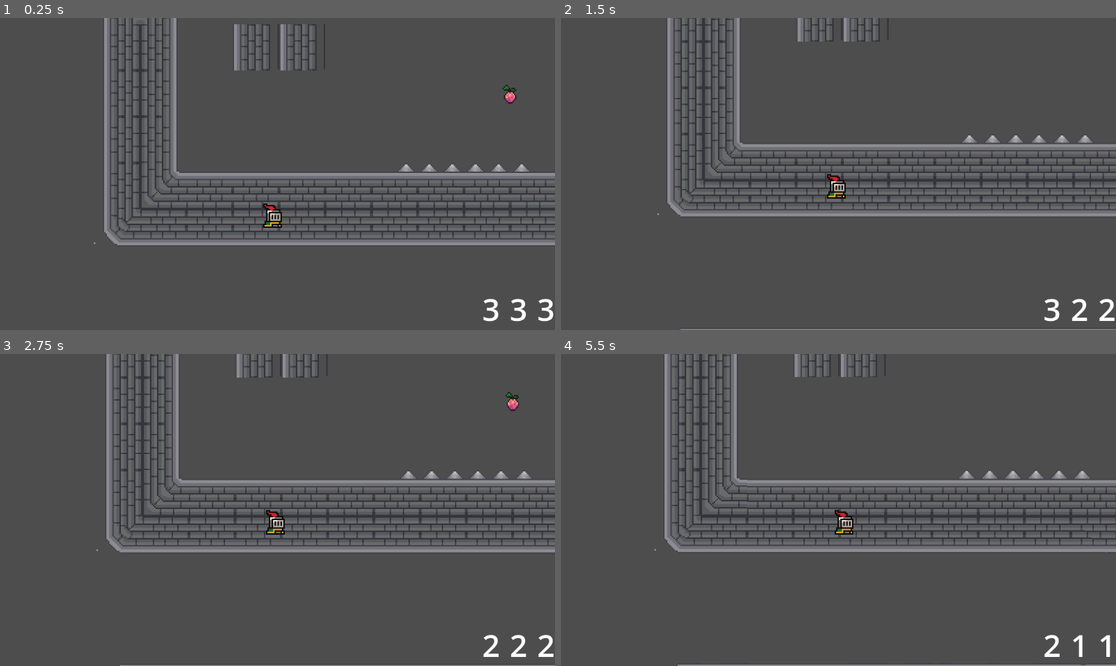
Above: before the commit, frames 1-4 (two rows, left to right).
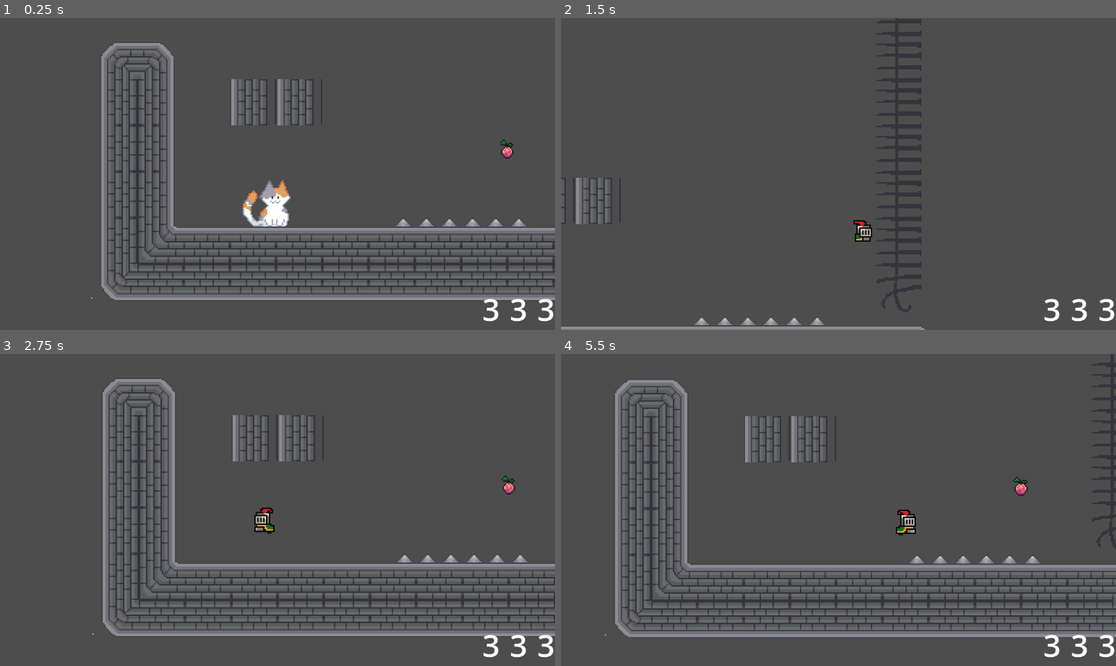
Above: after the commit, the same moments.

Repository: edencheung/CamJam2025
Game: Godot game, scene res://scenes/game.tscn
Two runs of this game, one before a commit and one after it. Both use one fixed random seed, a clock stepped at 60 frames per second and the inputs below.
Inputs:
- Up to frame 1 (0.25 s): no input
- Up to frame 2 (1.5 s): hold Right (move_right) from 0.53 s (still down); tap 0 (change_blue) at 0.6 s; tap Space (jump) at 0.77 s; tap 9 (change_green) at 1.35 s
- Up to frame 3 (2.75 s): tap Space (jump) at 1.52 s; release Right (move_right) at 2.03 s; hold Left (move_left) from 2.03 s (still down); tap 8 (change_red) at 2.1 s
- Up to frame 4 (5.5 s): release Left (move_left) at 2.78 s; hold Right (move_right) 2.78-4.28 s; tap Tab (dash) at 2.85 s; tap Space (jump) at 3.02, 3.77, 4.52 s; hold Shift (grab) 3.53-4.28 s; hold Left (move_left) 4.28-5.03 s; tap 0 (change_blue) at 4.35 s; hold Right (move_right) from 5.03 s (still down); tap 9 (change_green) at 5.1 s

The runs differ from the first frame. In frame 1, 24% of the frame differs, in the area x 16-100%, y 0-91%; in frame 2, 18%; in frame 3, 27%; in frame 4, 32%, in the area x 7-100%, y 0-100%.
Error after the commit: Attempt to call function 'reset' in base 'null instance' on a null instance. (res://scenes/game.gd:21)

Commit message:
demodularise colors

Diff:
--- a/scenes/game.tscn
+++ b/scenes/game.tscn
@@ -4,11 +4,11 @@
 [ext_resource type="PackedScene" uid="uid://df8dh38cfnmmq" path="res://scenes/player.tscn" id="1_gkai8"]
 [ext_resource type="TileSet" uid="uid://q3yk5f0f1tvf" path="res://tilesets/tileset.tres" id="2_3mxnu"]
 [ext_resource type="Texture2D" uid="uid://mip3orflxbmu" path="res://sprites/environment_sheet.png" id="3_gf3pv"]
-[ext_resource type="PackedScene" uid="uid://c2q4vjm1gg1w4" path="res://scenes/colored.tscn" id="3_jlcot"]
 [ext_resource type="PackedScene" uid="uid://b5r3dms04q7rm" path="res://scenes/hud.tscn" id="4_pk6rt"]
+[ext_resource type="Script" path="res://scenes/colored-tiles-manager.gd" id="7_nyoab"]
 [ext_resource type="PackedScene" uid="uid://f1ksx4icru87" path="res://scenes/fruit.tscn" id="7_x4mgr"]
 
-[sub_resource type="TileSetAtlasSource" id="TileSetAtlasSource_tjd2y"]
+[sub_resource type="TileSetAtlasSource" id="TileSetAtlasSource_xi3f6"]
 texture = ExtResource("3_gf3pv")
 texture_region_size = Vector2i(32, 32)
 0:0/0 = 0
@@ -351,9 +351,6 @@
 tile_map_data = PackedByteArray("AAAFAAEAAgAFAAYAAAAFAAIAAgAFAAcAAAAGAAEAAgAFAAYAAAAGAAIAAgAFAAcAAAAHAAEAAgAFAAYAAAAHAA …(464 unchanged characters)…
 tile_set = ExtResource("2_3mxnu")
 
-[node name="colored" parent="." instance=ExtResource("3_jlcot")]
-position = Vector2(7, -8)
-
 [node name="HUD" parent="." instance=ExtResource("4_pk6rt")]
 
 [node name="Climable" type="TileMapLayer" parent="." groups=["Climbable"]]
@@ -367,3 +364,22 @@
 z_index = -1
 tile_map_data = PackedByteArray("AAACAP//AwAEAAMAAAADAP//AwAEAAMAAAAEAP//AwAEAAMAAAA=")
 tile_set = SubResource("TileSet_pcu0y")
+[node name="Node2D" type="Node2D" parent="."]
+script = ExtResource("7_nyoab")
+
+[node name="Red" type="TileMapLayer" parent="Node2D"]
+modulate = Color(1, 0, 0, 1)
+tile_map_data = PackedByteArray("AAAPAAAAAAAAAAAAAAAQAAAAAAAAAAAAAAARAAAAAAAAAAAAAAA=")
+tile_set = ExtResource("2_3mxnu")
+
+[node name="Blue" type="TileMapLayer" parent="Node2D"]
+self_modulate = Color(0.384314, 0.431373, 1, 1)
+position = Vector2(80, 0)
+tile_map_data = PackedByteArray("AAAUAAAAAAAGAAAAAAAVAAAAAAAGAAAAAAAWAAAAAAAGAAAAAAA=")
+tile_set = ExtResource("2_3mxnu")
+
+[node name="Green" type="TileMapLayer" parent="Node2D"]
+self_modulate = Color(0.4, 1, 0.396078, 1)
+position = Vector2(-80, 0)
+tile_map_data = PackedByteArray("AAAZAAAAAAAAAAAAAAAaAAAAAAAAAAAAAAAbAAAAAAAAAAAAAAA=")
+tile_set = ExtResource("2_3mxnu")
--- /dev/null
+++ b/scenes/game_2.tscn
@@ -0,0 +1,250 @@
+[gd_scene load_steps=9 format=4 uid="uid://djl86pdn8y4ju"]
+
+[ext_resource type="PackedScene" uid="uid://df8dh38cfnmmq" path="res://scenes/player.tscn" id="1_kp3om"]
+[ext_resource type="Texture2D" uid="uid://mip3orflxbmu" path="res://sprites/environment_sheet.png" id="2_crpdw"]
+[ext_resource type="TileSet" uid="uid://q3yk5f0f1tvf" path="res://tilesets/tileset.tres" id="3_33gtl"]
+[ext_resource type="PackedScene" uid="uid://c2q4vjm1gg1w4" path="res://scenes/colored.tscn" id="4_5gjjk"]
+[ext_resource type="PackedScene" uid="uid://b5r3dms04q7rm" path="res://scenes/hud.tscn" id="5_0iy6s"]
+[ext_resource type="PackedScene" uid="uid://f1ksx4icru87" path="res://scenes/fruit.tscn" id="6_aufwo"]
+
+[sub_resource type="TileSetAtlasSource" id="TileSetAtlasSource_254fy"]
+texture = ExtResource("2_crpdw")
+texture_region_size = Vector2i(32, 32)
+0:0/0 = 0
+0:0/0/terrain_set = 0
+0:0/0/terrain = 0
+0:0/0/physics_layer_0/polygon_0/points = PackedVector2Array(-16, -16, 16, -16, 16, 16, -16, 16)
+0:0/0/terrains_peering_bit/right_side = 0
+0:0/0/terrains_peering_bit/bottom_right_corner = 0
+0:0/0/terrains_peering_bit/bottom_side = 0
+0:0/0/terrains_peering_bit/bottom_left_corner = 0
+0:0/0/terrains_peering_bit/left_side = 0
+0:0/0/terrains_peering_bit/top_left_corner = 0
+0:0/0/terrains_peering_bit/top_side = 0
+0:0/0/terrains_peering_bit/top_right_corner = 0
+1:0/0 = 0
+1:0/0/terrain_set = 0
+1:0/0/terrain = 0
+1:0/0/physics_layer_0/polygon_0/points = PackedVector2Array(-10, -10, 16, -10, 16, 16, -10, 16)
+1:0/0/terrains_peering_bit/right_side = 0
+1:0/0/terrains_peering_bit/bottom_right_corner = 0
+1:0/0/terrains_peering_bit/bottom_side = 0
+2:0/0 = 0
+2:0/0/terrain_set = 0
+2:0/0/terrain = 0
+2:0/0/physics_layer_0/polygon_0/points = PackedVector2Array(-16, -10, 16, -10, 16, 16, -16, 16)
+2:0/0/terrains_peering_bit/right_side = 0
+2:0/0/terrains_peering_bit/bottom_right_corner = 0
+2:0/0/terrains_peering_bit/bottom_side = 0
+2:0/0/terrains_peering_bit/bottom_left_corner = 0
+2:0/0/terrains_peering_bit/left_side = 0
+3:0/0 = 0
+3:0/0/terrain_set = 0
+3:0/0/terrain = 0
+3:0/0/physics_layer_0/polygon_0/points = PackedVector2Array(-16, -10, 10, -10, 10, 16, -16, 16)
+3:0/0/terrains_peering_bit/bottom_side = 0
+3:0/0/terrains_peering_bit/bottom_left_corner = 0
+3:0/0/terrains_peering_bit/left_side = 0
+1:1/0 = 0
+1:1/0/terrain_set = 0
+1:1/0/terrain = 0
+1:1/0/physics_layer_0/polygon_0/points = PackedVector2Array(-10, -16, 16, -16, 16, 16, -10, 16)
+1:1/0/terrains_peering_bit/right_side = 0
+1:1/0/terrains_peering_bit/bottom_right_corner = 0
+1:1/0/terrains_peering_bit/bottom_side = 0
+1:1/0/terrains_peering_bit/top_side = 0
+1:1/0/terrains_peering_bit/top_right_corner = 0
+2:1/0 = 0
+2:1/0/terrain_set = 0
+3:1/0 = 0
+3:1/0/terrain_set = 0
+3:1/0/terrain = 0
+3:1/0/physics_layer_0/polygon_0/points = PackedVector2Array(-16, -16, 10, -16, 10, 16, -16, 16)
+3:1/0/terrains_peering_bit/bottom_side = 0
+3:1/0/terrains_peering_bit/bottom_left_corner = 0
+3:1/0/terrains_peering_bit/left_side = 0
+3:1/0/terrains_peering_bit/top_left_corner = 0
+3:1/0/terrains_peering_bit/top_side = 0
+4:1/0 = 0
+4:1/0/terrain_set = 0
+4:1/0/terrain = 0
+4:1/0/physics_layer_0/polygon_0/points = PackedVector2Array(-16, -16, 16, -16, 16, 16, -16, 16)
+4:1/0/terrains_peering_bit/right_side = 0
+4:1/0/terrains_peering_bit/bottom_side = 0
+4:1/0/terrains_peering_bit/bottom_left_corner = 0
+4:1/0/terrains_peering_bit/left_side = 0
+4:1/0/terrains_peering_bit/top_left_corner = 0
+4:1/0/terrains_peering_bit/top_side = 0
+4:1/0/terrains_peering_bit/top_right_corner = 0
+5:1/0 = 0
+5:1/0/terrain_set = 0
+5:1/0/terrain = 0
+5:1/0/physics_layer_0/polygon_0/points = PackedVector2Array(-16, -16, 16, -16, 16, 16, -16, 16)
+5:1/0/terrains_peering_bit/right_side = 0
+5:1/0/terrains_peering_bit/bottom_right_corner = 0
+5:1/0/terrains_peering_bit/bottom_side = 0
+5:1/0/terrains_peering_bit/left_side = 0
+5:1/0/terrains_peering_bit/top_left_corner = 0
+5:1/0/terrains_peering_bit/top_side = 0
+5:1/0/terrains_peering_bit/top_right_corner = 0
+2:2/0 = 0
+2:2/0/terrain_set = 0
+2:2/0/terrain = 0
+2:2/0/physics_layer_0/polygon_0/points = PackedVector2Array(-16, -16, 16, -16, 16, 10, -16, 10)
+2:2/0/terrains_peering_bit/right_side = 0
+2:2/0/terrains_peering_bit/left_side = 0
+2:2/0/terrains_peering_bit/top_left_corner = 0
+2:2/0/terrains_peering_bit/top_side = 0
+2:2/0/terrains_peering_bit/top_right_corner = 0
+3:2/0 = 0
+3:2/0/terrain_set = 0
+3:2/0/terrain = 0
+3:2/0/physics_layer_0/polygon_0/points = PackedVector2Array(-16, -16, 10, -16, 10, 10, -16, 10)
+3:2/0/terrains_peering_bit/left_side = 0
+3:2/0/terrains_peering_bit/top_left_corner = 0
+3:2/0/terrains_peering_bit/top_side = 0
+15:2/0 = 0
+15:3/0 = 0
+16:3/0 = 0
+17:3/0 = 0
+18:3/0 = 0
+19:3/0 = 0
+20:3/0 = 0
+15:4/0 = 0
+15:5/0 = 0
+15:6/0 = 0
+15:7/0 = 0
+15:8/0 = 0
+15:9/0 = 0
+15:10/0 = 0
+1:15/0 = 0
+2:15/0 = 0
+3:15/0 = 0
+4:15/0 = 0
+5:15/0 = 0
+6:15/0 = 0
+11:15/0 = 0
+12:15/0 = 0
+11:16/0 = 0
+12:16/0 = 0
+11:17/0 = 0
+12:17/0 = 0
+11:18/0 = 0
+12:18/0 = 0
+1:2/0 = 0
+1:2/0/terrain_set = 0
+1:2/0/terrain = 0
+1:2/0/physics_layer_0/polygon_0/points = PackedVector2Array(-10, -16, 16, -16, 16, 10, -10, 10)
+1:2/0/terrains_peering_bit/right_side = 0
+1:2/0/terrains_peering_bit/top_side = 0
+1:2/0/terrains_peering_bit/top_right_corner = 0
+4:2/0 = 0
+4:2/0/terrain_set = 0
+4:2/0/terrain = 0
+4:2/0/physics_layer_0/polygon_0/points = PackedVector2Array(-16, -16, 16, -16, 16, 16, -16, 16)
+4:2/0/terrains_peering_bit/right_side = 0
+4:2/0/terrains_peering_bit/bottom_right_corner = 0
+4:2/0/terrains_peering_bit/bottom_side = 0
+4:2/0/terrains_peering_bit/bottom_left_corner = 0
+4:2/0/terrains_peering_bit/left_side = 0
+4:2/0/terrains_peering_bit/top_left_corner = 0
+4:2/0/terrains_peering_bit/top_side = 0
+5:2/0 = 0
+5:2/0/terrain_set = 0
+5:2/0/terrain = 0
+5:2/0/physics_layer_0/polygon_0/points = PackedVector2Array(-16, -16, 16, -16, 16, 16, -16, 16)
+5:2/0/terrains_peering_bit/right_side = 0
+5:2/0/terrains_peering_bit/bottom_right_corner = 0
+5:2/0/terrains_peering_bit/bottom_side = 0
+5:2/0/terrains_peering_bit/bottom_left_corner = 0
+5:2/0/terrains_peering_bit/left_side = 0
+5:2/0/terrains_peering_bit/top_side = 0
+5:2/0/terrains_peering_bit/top_right_corner = 0
+0:2/0 = 0
+0:2/0/terrain_set = 0
+0:2/0/terrain = 0
+0:2/0/probability = 0.1
+0:2/0/physics_layer_0/polygon_0/points = PackedVector2Array(-16, -16, 10, -16, 10, 16, -16, 16)
+0:2/0/terrains_peering_bit/right_side = 0
+0:2/0/terrains_peering_bit/bottom_right_corner = 0
+0:2/0/terrains_peering_bit/bottom_side = 0
+0:2/0/terrains_peering_bit/bottom_left_corner = 0
+0:2/0/terrains_peering_bit/left_side = 0
+0:2/0/terrains_peering_bit/top_left_corner = 0
+0:2/0/terrains_peering_bit/top_side = 0
+0:2/0/terrains_peering_bit/top_right_corner = 0
+7:0/0 = 0
+7:0/0/terrain_set = 0
+7:0/0/terrain = 0
+7:0/0/physics_layer_0/polygon_0/points = PackedVector2Array(-16, -10, 16, -10, 16, 16, -16, 16)
+7:0/0/terrains_peering_bit/bottom_side = 0
+7:1/0 = 0
+7:1/0/terrain_set = 0
+7:1/0/terrain = 0
+7:1/0/physics_layer_0/polygon_0/points = PackedVector2Array(-16, -16, 16, -16, 16, 16, -16, 16)
+7:1/0/terrains_peering_bit/bottom_side = 0
+7:1/0/terrains_peering_bit/top_side = 0
+7:2/0 = 0
+7:2/0/terrain_set = 0
+7:2/0/terrain = 0
+7:2/0/physics_layer_0/polygon_0/points = PackedVector2Array(-16, -16, 16, -16, 16, 10, -16, 10)
+7:2/0/terrains_peering_bit/top_side = 0
+7:3/0 = 0
+7:3/0/terrain_set = 0
+7:3/0/terrain = 0
+7:3/0/physics_layer_0/polygon_0/points = PackedVector2Array(-10, -16, 16, -16, 16, 16, -10, 16)
+7:3/0/terrains_peering_bit/right_side = 0
+8:3/0 = 0
+8:3/0/terrain_set = 0
+8:3/0/terrain = 0
+8:3/0/physics_layer_0/polygon_0/points = PackedVector2Array(-16, -16, 16, -16, 16, 16, -16, 16)
+8:3/0/terrains_peering_bit/right_side = 0
+8:3/0/terrains_peering_bit/left_side = 0
+9:3/0 = 0
+9:3/0/terrain_set = 0
+9:3/0/terrain = 0
+9:3/0/physics_layer_0/polygon_0/points = PackedVector2Array(-16, -16, 10, -16, 10, 16, -16, 16)
+9:3/0/terrains_peering_bit/left_side = 0
+
+[sub_resource type="TileSet" id="TileSet_dnsk3"]
+tile_size = Vector2i(32, 32)
+physics_layer_0/collision_layer = 1
+terrain_set_0/mode = 0
+terrain_set_0/terrain_0/name = "Walls"
+terrain_set_0/terrain_0/color = Color(0.875236, 0.191778, 0.317751, 1)
+sources/0 = SubResource("TileSetAtlasSource_254fy")
+
+[node name="game2" type="Node2D"]
+
+[node name="player" parent="." instance=ExtResource("1_kp3om")]
+z_index = 10
+position = Vector2(8, -64)
+
+[node name="Camera2D" type="Camera2D" parent="player"]
+position = Vector2(1, -5)
+zoom = Vector2(3, 3)
+position_smoothing_enabled = true
+position_smoothing_speed = 4.0
+
+[node name="Ground" type="TileMapLayer" parent="."]
+use_parent_material = true
+position = Vector2(-112, -352)
+tile_set = SubResource("TileSet_dnsk3")
+metadata/_edit_group_ = true
+
+[node name="Water" type="TileMapLayer" parent="." groups=["Danger"]]
+z_index = -1
+position = Vector2(112, 32)
+tile_set = ExtResource("3_33gtl")
+
+[node name="colored" parent="." instance=ExtResource("4_5gjjk")]
+position = Vector2(7, -8)
+
+[node name="HUD" parent="." instance=ExtResource("5_0iy6s")]
+
+[node name="Climable" type="TileMapLayer" parent="." groups=["Climbable"]]
+tile_map_data = PackedByteArray("AAAGAPz/AgAAAAUAAAAGAP3/AgAAAAUAAAAGAP7/AgAAAAYAAAAGAPv/AgAAAAUAAAAGAPn/AgAAAAUAAAAGAPr/AgAAAAUAAAAGAPb/AgAAAAQAAAAGAPf/AgAAAAUAAAAGAPj/AgAAAAUAAAA=")
+tile_set = ExtResource("3_33gtl")
+
+[node name="Fruit" parent="." instance=ExtResource("6_aufwo")]
+position = Vector2(144, -80)
--- a/scripts/player-controller.gd
+++ b/scripts/player-controller.gd
@@ -44,7 +44,7 @@
 enum FruitColor {RED, GREEN, BLUE}
 
 func _ready() -> void:
-	position = prev_checkpoint_position
+	prev_checkpoint_position = position
 
 func _physics_process(delta):
 	if !isDashing:
--- a/tilesets/tileset.tres
+++ b/tilesets/tileset.tres
@@ -97,6 +97,7 @@
 1:7/0/physics_layer_0/polygon_0/points = PackedVector2Array(-16, -16, 16, -16, 16, 16, -16, 16)
 2:7/0 = 0
 2:7/0/physics_layer_0/polygon_0/points = PackedVector2Array(-16, -16, 16, -16, 16, 16, -16, 16)
+11:5/0 = 0
 
 [resource]
 tile_size = Vector2i(32, 32)
Not shown: 1 places in scenes/game.tscn that only renumber resources
